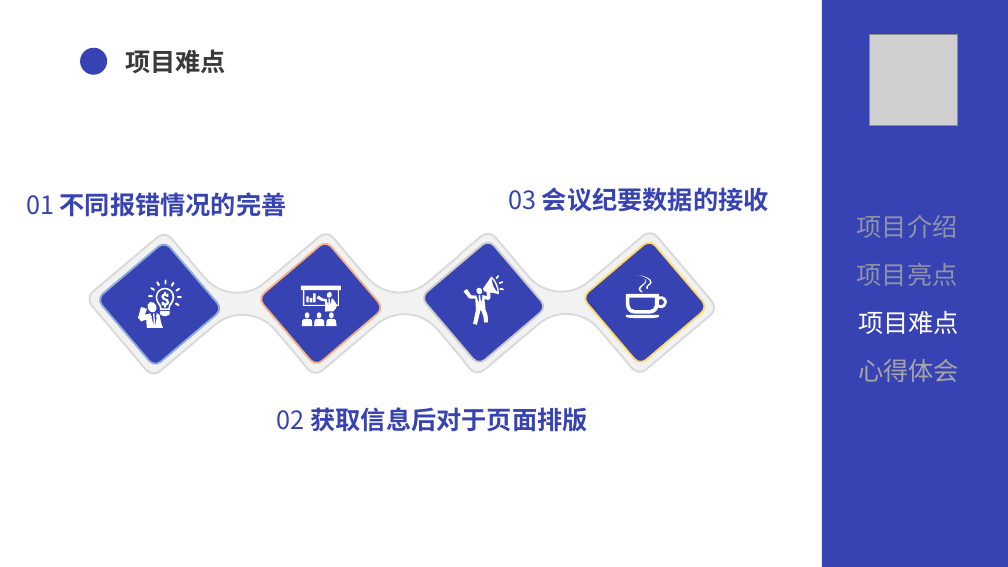
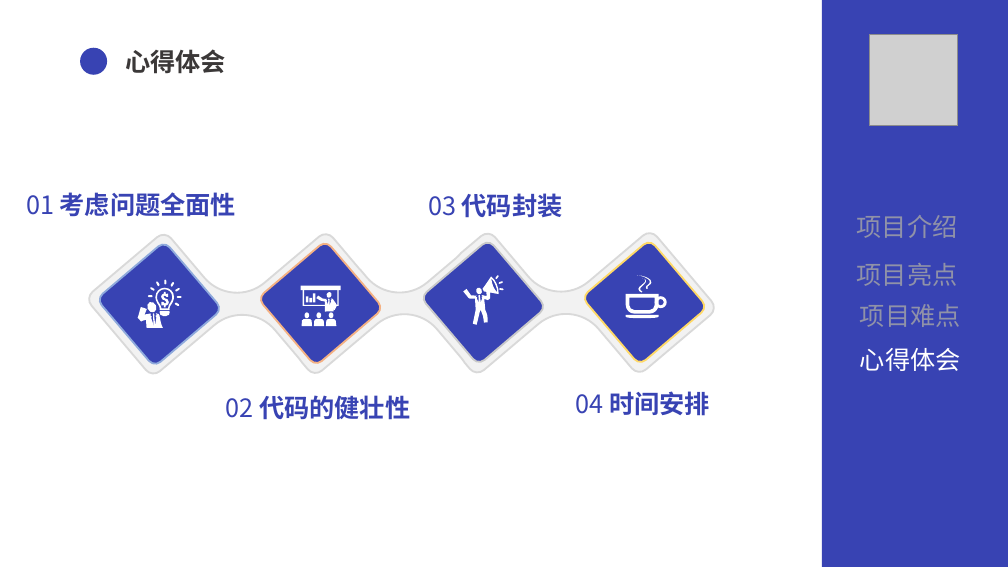
Before and after one commit to zhiyuxinxuan/QG_FinalTest, a slide deck: slide 13 of others/QG汇报.pptx (slide 10 before the commit). Drawn at 1008x567 pixels with LibreOffice and Linux fonts; fonts in the diff are those of the drawing; grey boxes stand for pictures. Boxes give left, top, right and bottom in pixels: in the first picture for what was removed or moved away, otherwise in the second. Text is boxed around its words. In the diff, an @@ line names an element or a change of style, - is before the commit and + after.

```diff
--- a/others/QG汇报.pptx
+++ b/others/QG汇报.pptx
@@ text at [125,49,226,74]: text changed @@
-项目难点
+心得体会
@@ text at [60,192,236,217]: text changed @@
-不同报错情况的完善
+考虑问题全面性
@@ text "03": place and size @@
-text "03" at [509,190,537,210]
+text "03" at [428,196,456,216]
@@ text at [462,193,563,218]: text changed @@
-会议纪要数据的接收
+代码封装
@@ outline redrawn in 6 elements at [85,0,718,567], [644,279,647,281], [638,280,646,293], [641,276,653,290], [302,287,338,306], [316,296,337,312] @@
@@ text "项目难点" at [860,304,961,327]: text colour #FFFFFF to #9092A8 @@
@@ text "心得体会": place and size @@
-text "心得体会" at [858,359,959,382]
+text "心得体会" at [860,348,961,371]
@@ text "心得体会" at [860,348,961,371]: text colour #A6A6A6 to #FFFFFF @@
@@ text "02": place and size @@
-text "02" at [277,410,305,430]
+text "02" at [226,398,254,418]
@@ text at [259,395,410,420]: text changed @@
-获取信息后对于页面排版
+代码的健壮性
@@ text added at [576,394,604,414], 24 pt, text #3843B3 @@
+04
@@ text added at [609,391,710,416], 24 pt, text #3843B3, bold @@
+时间安排
```
Also in this commit, not shown: 7 other slides changed, 2 slides added, 1 slide removed, 7 other files.
